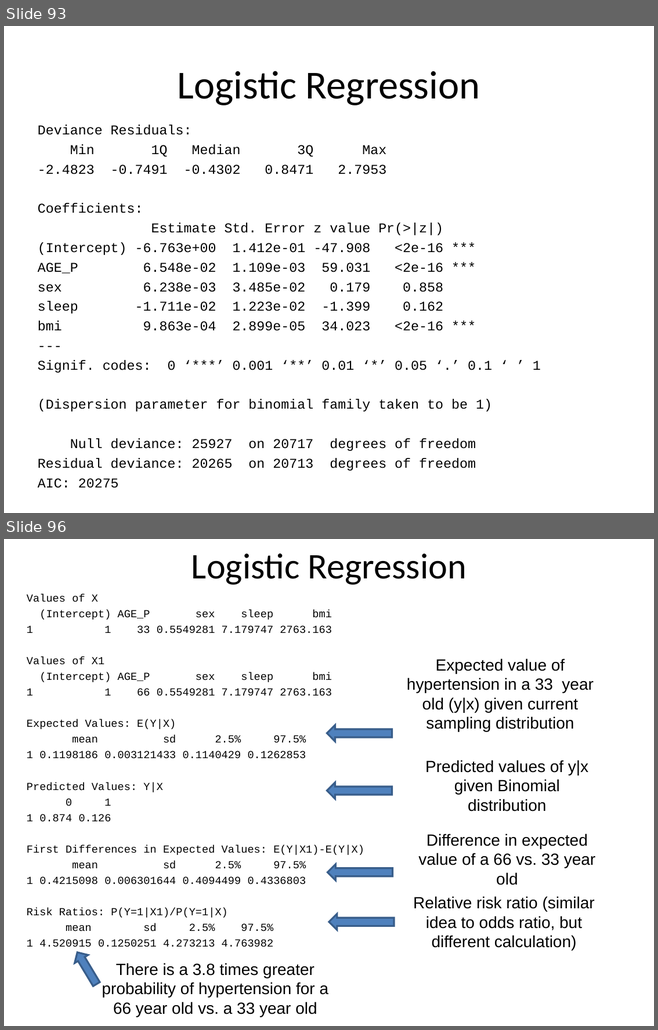
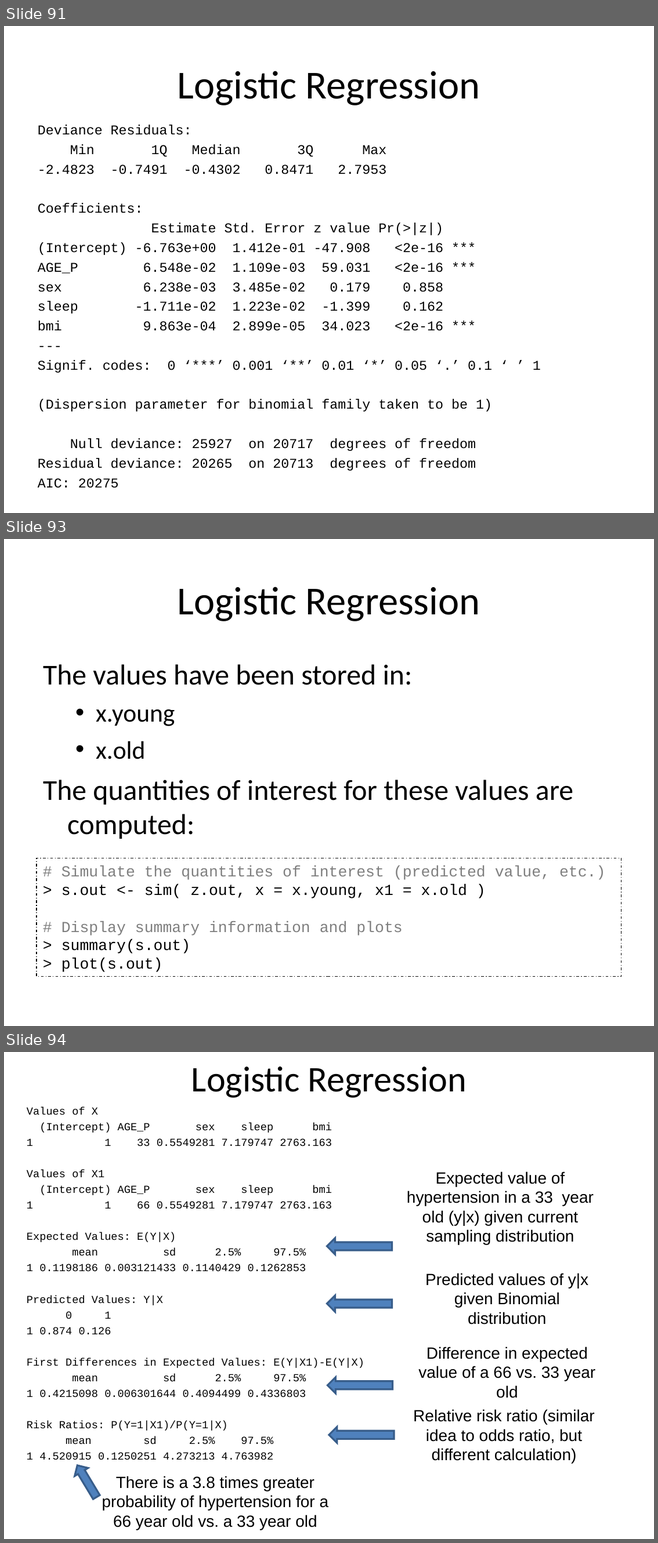
Before and after one commit to IQSS/Zelig4-Documentation, a slide deck: R-and-Stastics/R and Statistics.pptx. Shown one above the other, each under a label of ours: slides 93 and 96 before the commit, slides 91, 93 and 94 after it; the slides between them are not shown. The pictures are 658x1030 and 658x1543 pixels, drawn with LibreOffice and Linux fonts; fonts in the diff are those of the drawing. Boxes give left, top, right and bottom in pixels: in the first picture for what was removed or moved away, otherwise in the second. Text is boxed around its words. In the diff, an @@ line names an element or a change of style, - is before the commit and + after.

```diff
--- a/R-and-Stastics/R and Statistics.pptx
+++ b/R-and-Stastics/R and Statistics.pptx
@@ slide 93 added at [4, 539, 654, 1026], background #FFFFFF @@
@@ title added at [177, 587, 480, 621], 44 pt, text #000000 @@
+Logistic Regression
@@ text added at [43, 664, 573, 839], 32 pt, text #000000 @@
+The values have been stored in:
+  • x.young
+  • x.old
+The quantities of interest for these values are computed:
@@ rectangle added at [36, 859, 621, 977], outline #000000 0.74 pt dashed, 17 pt, text #7F7F7F @@
+# Simulate the quantities of interest (predicted value, etc.)
+> s.out <- sim( z.out, x = x.young, x1 = x.old )
+# Display summary information and plots
+> summary(s.out)
+> plot(s.out)
@@ what was slide 93 is now slide 91 @@
@@ what was slide 96 is now slide 94 @@
```
Also in this commit, not shown: 1 slide changed, 1 other slide added, 4 slides removed.
